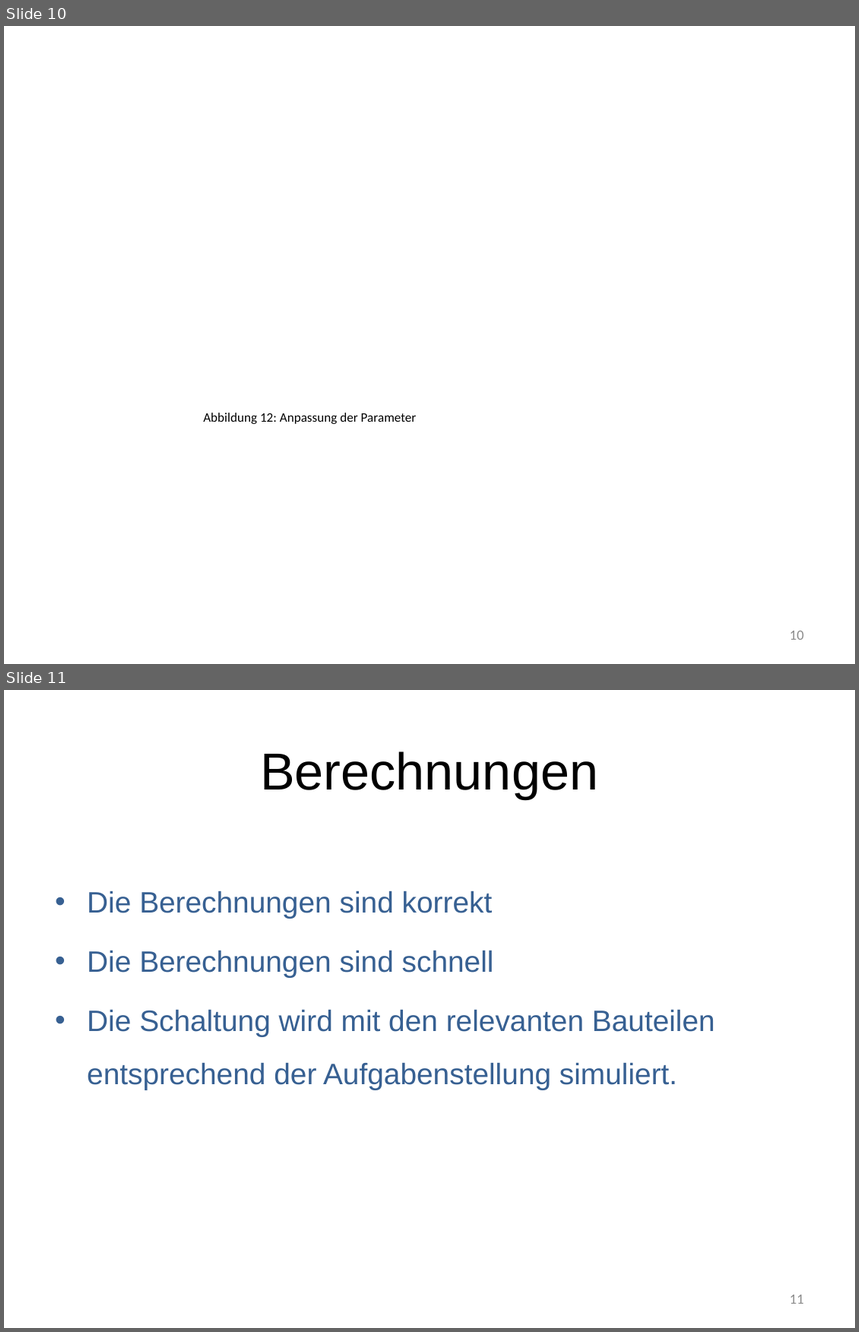
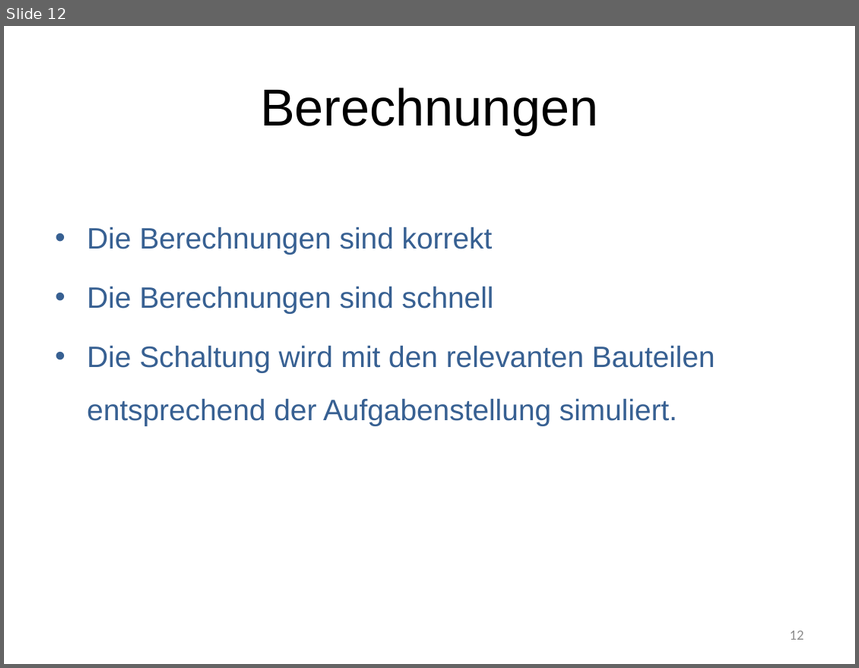
Before and after one commit to marinataborda/P2Organisation, a slide deck: ZwischenPresäntation_RichardBritt.pptx. Shown one above the other, each under a label of ours: slides 10 and 11 before the commit, slide 12 after it. The pictures are 859x1332 and 859x668 pixels, drawn with LibreOffice and Linux fonts; fonts in the diff are those of the drawing; background and template pictures are left out. Boxes give left, top, right and bottom in pixels: in the first picture for what was removed or moved away, otherwise in the second. Text is boxed around its words. In the diff, an @@ line names an element or a change of style, - is before the commit and + after.

```diff
--- a/ZwischenPresäntation_RichardBritt.pptx
+++ b/ZwischenPresäntation_RichardBritt.pptx
@@ slide 10 removed at (4, 26, 855, 664), background picture (left out) @@
@@ text removed at (203, 413, 417, 424) @@
-Abbildung 12: Anpassung der Parameter
@@ page number removed at (790, 631, 804, 640) @@
-10
@@ what was slide 11 is now slide 12 @@
@@ page number at (790, 631, 804, 640): text changed @@
-11
+12
```
Also in this commit, not shown: 3 slides added, 1 other slide removed.
